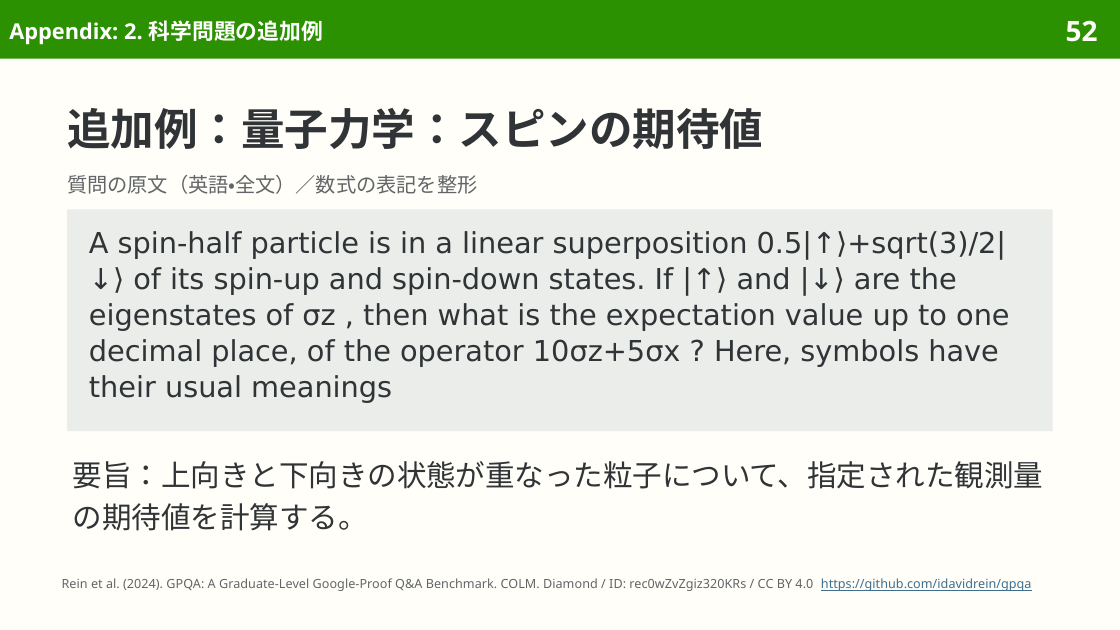
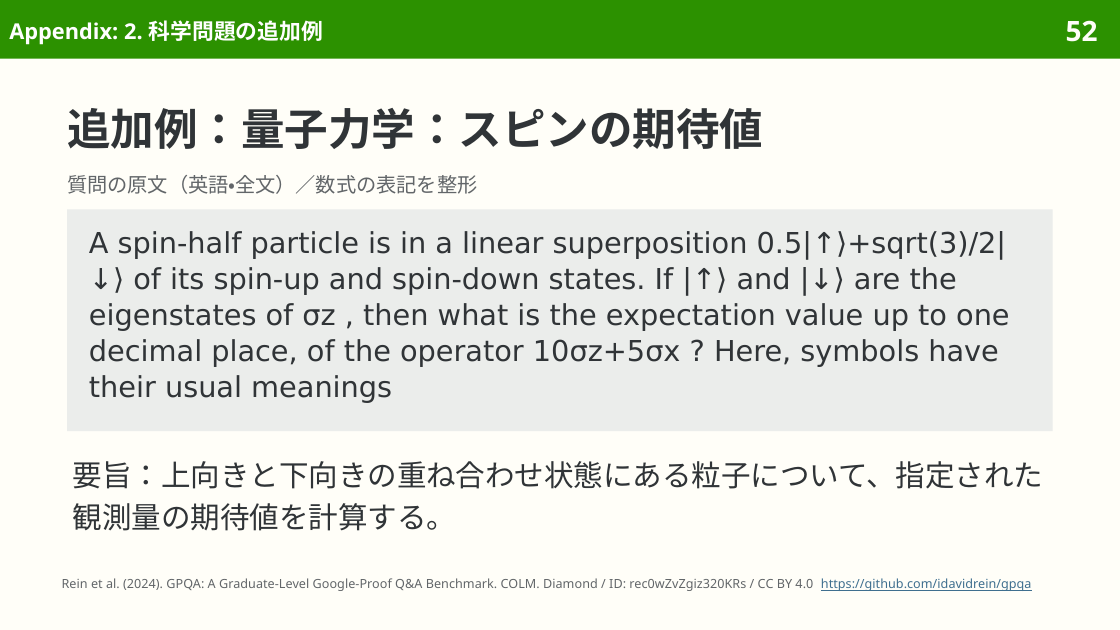
Before and after one commit to sasakiy84/datasets-in-10-minutes, a slide deck: slide 52 of slides/datasets-in-10-minutes-gpqa.pptx. Drawn at 1120x630 pixels with LibreOffice and Linux fonts; fonts in the diff are those of the drawing. Boxes give left, top, right and bottom in pixels: in the first picture for what was removed or moved away, otherwise in the second. Text is boxed around its words. In the diff, an @@ line names an element or a change of style, - is before the commit and + after.

```diff
--- a/slides/datasets-in-10-minutes-gpqa.pptx
+++ b/slides/datasets-in-10-minutes-gpqa.pptx
@@ text at (73,461,1044,531): text changed @@
-要旨：上向きと下向きの状態が重なった粒子について、指定された観測量の期待値を計算する。
+要旨：上向きと下向きの重ね合わせ状態にある粒子について、指定された観測量の期待値を計算する。
```
Also in this commit, not shown: 9 other slides changed, 7 other files.
